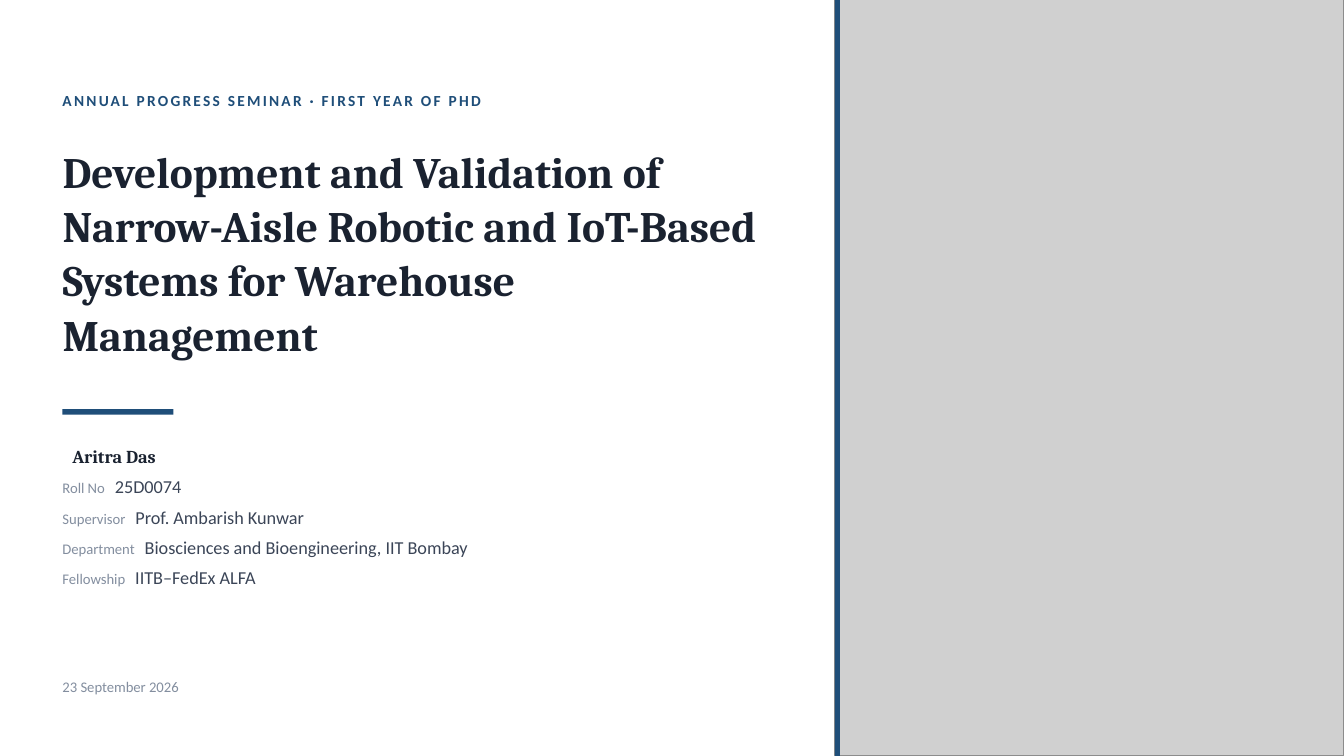
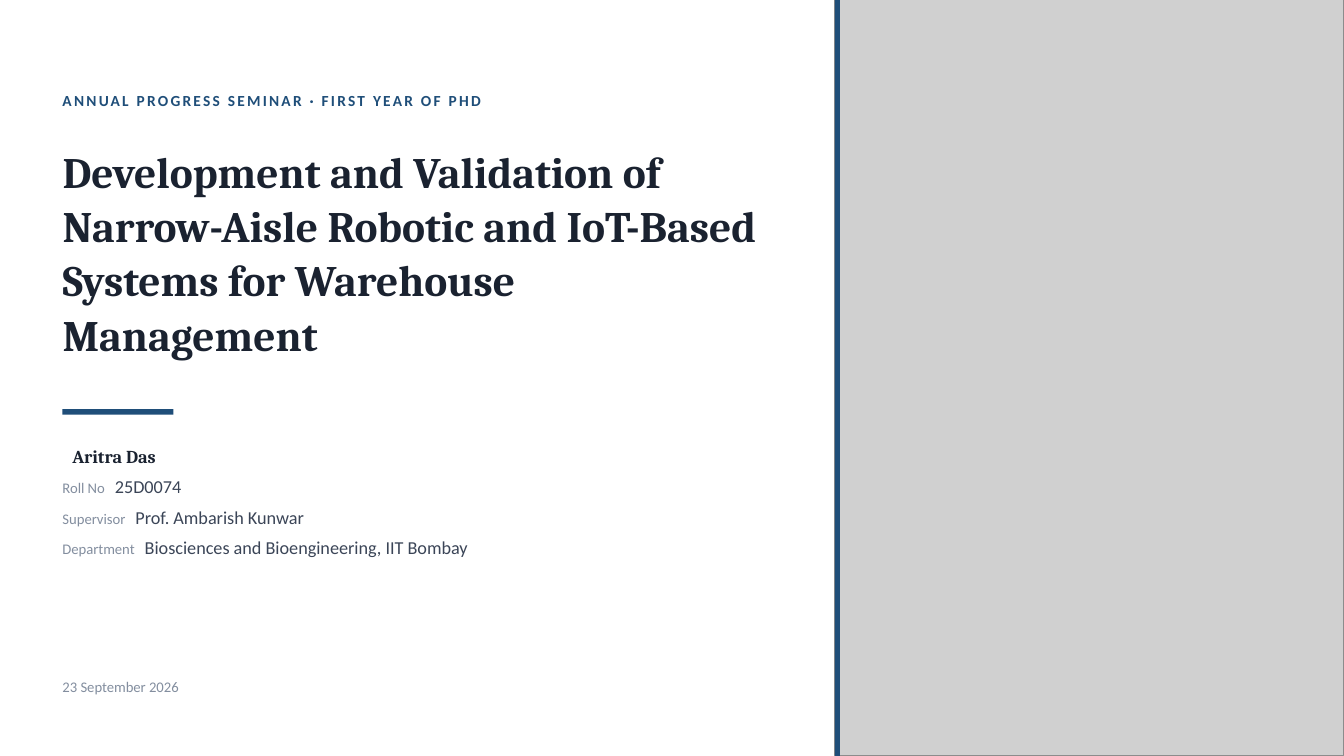
Before and after one commit to AritraD11/NarrowAisleBot, a slide deck: slide 1 of docs/aps_report/seminar_final/NarrowAisleBot_APS_Seminar.pptx. Drawn at 1344x756 pixels with LibreOffice and Linux fonts; fonts in the diff are those of the drawing; grey boxes stand for pictures. Boxes give left, top, right and bottom in pixels: in the first picture for what was removed or moved away, otherwise in the second. Text is boxed around its words. In the diff, an @@ line names an element or a change of style, - is before the commit and + after.

```diff
--- a/docs/aps_report/seminar_final/NarrowAisleBot_APS_Seminar.pptx
+++ b/docs/aps_report/seminar_final/NarrowAisleBot_APS_Seminar.pptx
@@ text at (x1=62, y1=571, x2=256, y2=586): paragraph removed @@
-Fellowship IITB–FedEx ALFA
```
Also in this commit, not shown: 36 other slides changed, 2 slides added, 10 slides removed, 3 other files.
